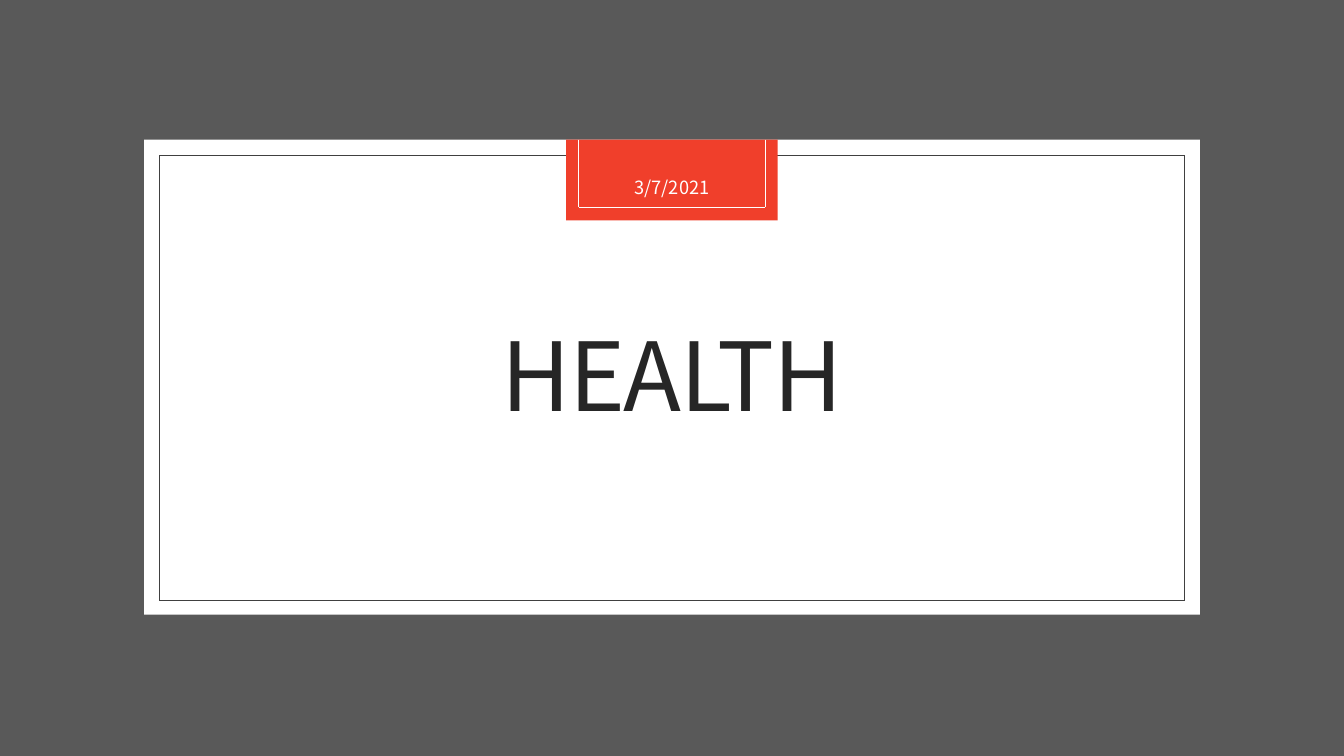
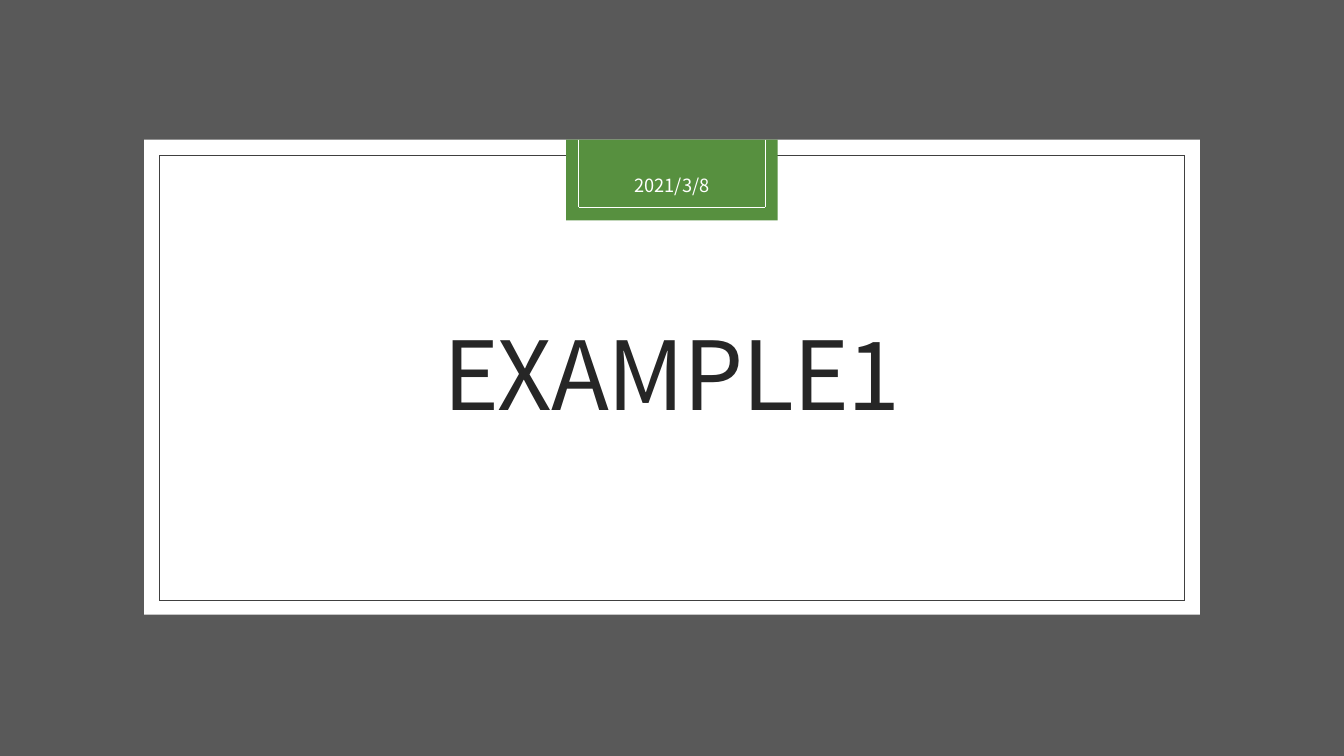
Before and after one commit to Minniemu/BERT-for-token-Classification, a slide deck: slide 3 of meeting_ppt/20210309.pptx (slide 6 before the commit). Drawn at 1344x756 pixels with LibreOffice and Linux fonts; fonts in the diff are those of the drawing. Boxes give left, top, right and bottom in pixels: in the first picture for what was removed or moved away, otherwise in the second. Text is boxed around its words. In the diff, an @@ line names an element or a change of style, - is before the commit and + after.

```diff
--- a/meeting_ppt/20210309.pptx
+++ b/meeting_ppt/20210309.pptx
@@ rectangle at (567,140,778,221): fill #F03F2B to #57903F @@
@@ text at (635,177,710,195): text changed @@
-3/7/2021
+2021/3/8
@@ title at (443,340,901,410): text changed @@
-HEALTH
+EXAMPLE1
```
Also in this commit, not shown: 10 other slides changed, 7 slides added.
